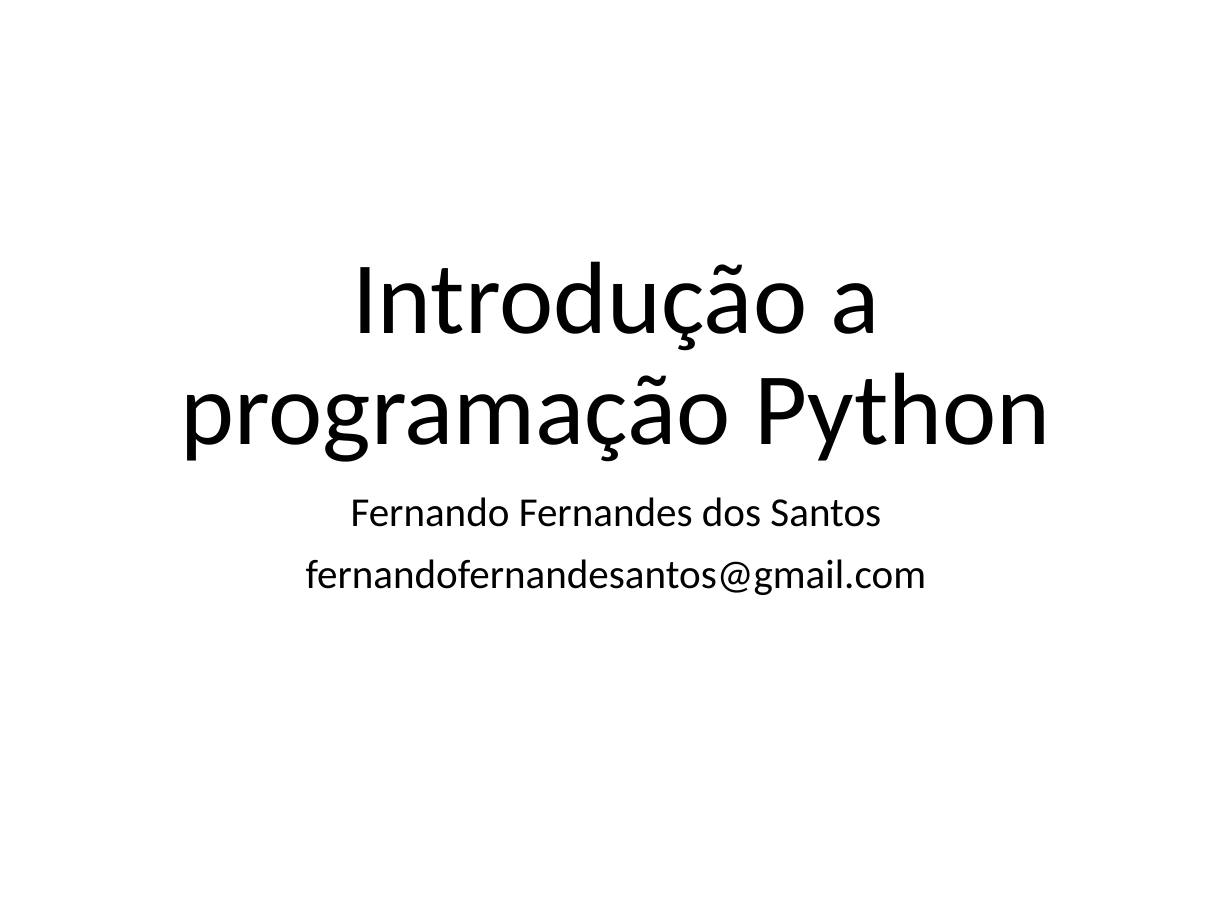
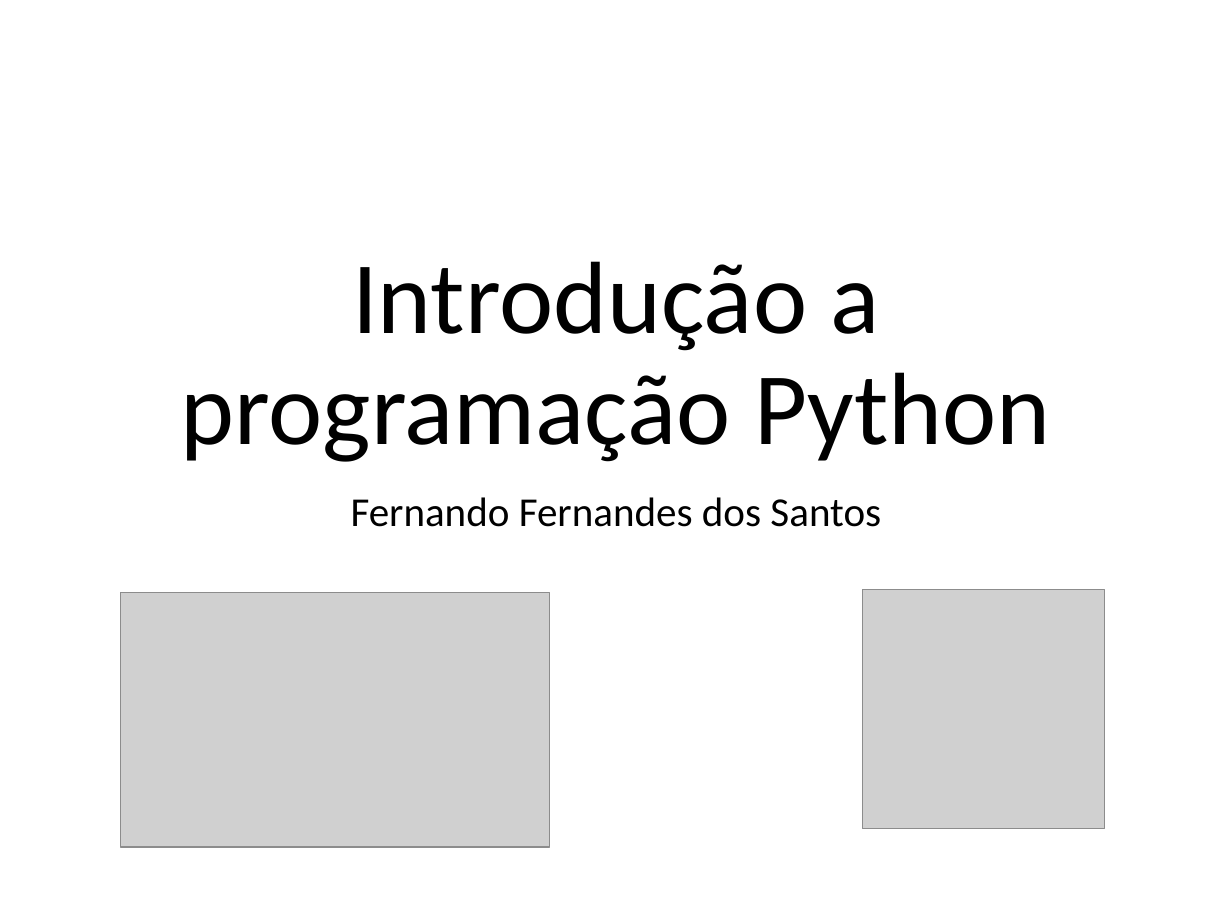
Before and after one commit to fernandoFernandeSantos/minicurso_python_2019, a slide deck: slide 1 of aula.pptx. Drawn at 1232x924 pixels with LibreOffice and Linux fonts; fonts in the diff are those of the drawing; grey boxes stand for pictures. Boxes give left, top, right and bottom in pixels: in the first picture for what was removed or moved away, otherwise in the second. Text is boxed around its words. In the diff, an @@ line names an element or a change of style, - is before the commit and + after.

```diff
--- a/aula.pptx
+++ b/aula.pptx
@@ subtitle at (306,559,926,595): paragraph removed @@
-fernandofernandesantos@gmail.com
@@ picture added at (121,593,549,848) @@
@@ picture added at (862,589,1105,828) @@
```
Also in this commit, not shown: 9 other slides changed, 10 slides added, 2 other files.
